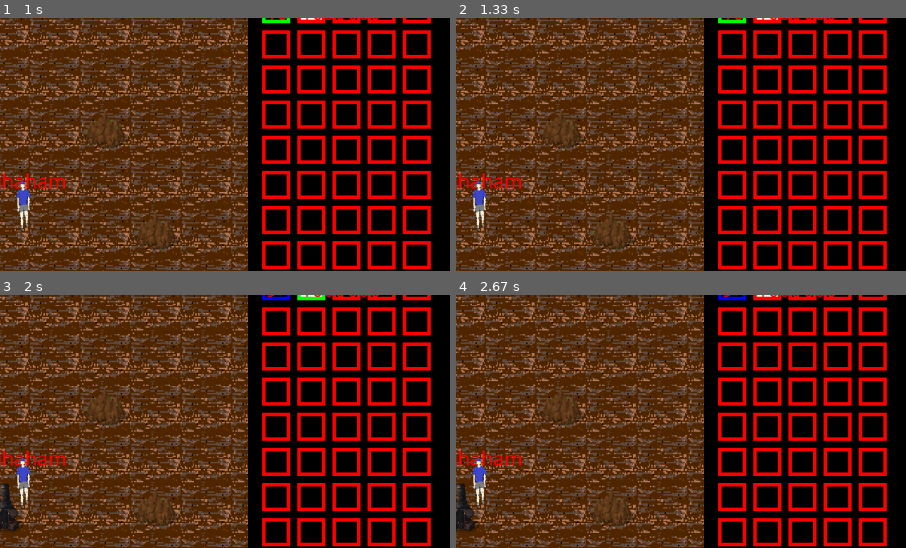
Above: before the commit, frames 1-4 (two rows, left to right).
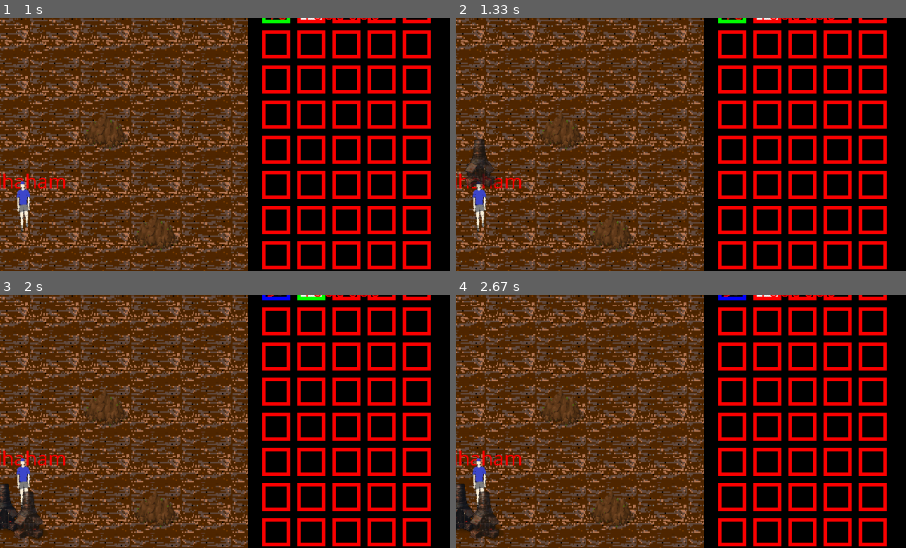
Above: after the commit, the same moments.

Repository: Mihaham/RussianScraporioGame
Game: pygame game, started from main.py
Two runs of this game, one before a commit and one after it. Both use one fixed random seed, a clock stepped at 60 frames per second and the inputs below.
Inputs (mouse positions are % of the whole screen's width and height, from its top left):
- Up to frame 1 (1 s): click (50, 42) at 0.38 s; tap I at 0.67 s
- Up to frame 2 (1.33 s): tap Enter at 1 s
- Up to frame 3 (2 s): click (50, 57) at 1.38 s; hold D from 1.67 s (still down)
- Up to frame 4 (2.67 s): release D at 2.13 s; hold W 2.17-2.47 s; hold D from 2.5 s (still down); tap I at 2.65 s
The pictures show only the part of the screen within x 47-97%, y 13-63%; the shares and areas given below are measured in that part.

Frame 1 is identical in both runs. In frame 2, 0.8% of the frame differs, in the area x 1-10%, y 47-68%; in frame 3, 0.8%; in frame 4, 0.8%.

Commit message:
Colored Logging

Diff:
--- a/src/Player/Inventory.py
+++ b/src/Player/Inventory.py
@@ -36,6 +36,9 @@
                     self._grid[self._selected_item[0]][self._selected_item[1]] = None
                     self._is_selected = False
             return item() if item is not None else None
+
+    def get_selected_item_class(self):
+        return self._grid[self._selected_item[0]][self._selected_item[1]]
 
     def get_selected_position(self) -> list[int]:
         return self._selected_item
--- a/src/SingleGame.py
+++ b/src/SingleGame.py
@@ -77,7 +77,7 @@
             self.Exit.update(event)
             self.Screen.update(event)
             if event.type == pygame.QUIT:
-                self.Log.add_info("Game is over")
+                Logger.add_info("Game is over")
                 exit()
             self.player.move(event, board=self.board, scale=self.scale)
         self.player.update(self.board, scale=self.scale, field=self.field,
--- a/src/drawing_pygame/Draw.py
+++ b/src/drawing_pygame/Draw.py
@@ -88,6 +88,20 @@
             player.get_x() - board.get_game_pos_x(), player.get_y() - board.get_game_pos_y()),
             width=self.scale)
         surface.blit(player_skin, player_rect)
+        if player.get_inventory().is_selected():
+            i,j = player.get_inventory().get_selected_position()
+            items = player.get_inventory().get_grid()[i][j]
+            small_scale = self.scale
+            if items != None:
+                skin = self.get_object_skin(items)
+                object_skin = self.get_image(skin)
+                object_skin = pygame.transform.scale(object_skin,
+                                                     (small_scale, small_scale))
+                object_skin.set_alpha(200)
+                object_rect = object_skin.get_rect(
+                    center=pygame.mouse.get_pos(),
+                    width=self.scale)
+                surface.blit(object_skin, object_rect)
         if player.get_status() == Player.statuses["inventory"]:
             self.draw_inventory(surface, inventory=player.get_inventory())
 
--- a/src/logger/Logger.py
+++ b/src/logger/Logger.py
@@ -8,13 +8,60 @@
     with open(f"{file_name}", filemod) as file:
         file.write(str_to_write + "\n")
 
+class CustomFormatter(logging.Formatter):
+    """Logging colored formatter, adapted from https://stackoverflow.com/a/56944256/3638629"""
+
+    grey = '\x1b[38;21m'
+    blue = '\x1b[38;5;39m'
+    yellow = '\x1b[38;5;226m'
+    red = '\x1b[38;5;196m'
+    bold_red = '\x1b[31;1m'
+    reset = '\x1b[0m'
+
+    def __init__(self, fmt):
+        super().__init__()
+        self.fmt = fmt
+        self.FORMATS = {
+            logging.DEBUG: self.grey + self.fmt + self.reset,
+            logging.INFO: self.blue + self.fmt + self.reset,
+            logging.WARNING: self.yellow + self.fmt + self.reset,
+            logging.ERROR: self.red + self.fmt + self.reset,
+            logging.CRITICAL: self.bold_red + self.fmt + self.reset
+        }
+
+    def format(self, record):
+        log_fmt = self.FORMATS.get(record.levelno)
+        formatter = logging.Formatter(log_fmt)
+        return formatter.format(record)
+
 class Logger:
-    logging.basicConfig(level=logging.INFO,
-                        format='%(asctime)s - %(name)s - %(levelname)s - %(message)s')
+    # Create custom logger logging all five levels
+    logger = logging.getLogger(__name__)
+    logger.setLevel(logging.DEBUG)
+
+    # Define format for logs
+    fmt = '%(asctime)s | %(levelname)8s | %(message)s'
+
+    # Create stdout handler for logging to the console (logs all five levels)
+    stdout_handler = logging.StreamHandler()
+    stdout_handler.setLevel(logging.DEBUG)
+    stdout_handler.setFormatter(CustomFormatter(fmt))
+
+    # Create file handler for logging to a file (logs all five levels)
+    date = datetime.datetime.now().strftime("%Y-%m-%d---%H:%M:%S")
+    os.makedirs(f"logs/{date}", mode=0o777, exist_ok=True)
+    file_handler = logging.FileHandler(f"logs/{date}/all_logs.log")
+    file_handler.setLevel(logging.DEBUG)
+    file_handler.setFormatter(logging.Formatter(fmt))
+
+    # Add both handlers to the logger
+    logger.addHandler(stdout_handler)
+    logger.addHandler(file_handler)
+
+
     id = 0
     objects = {}
-    date = datetime.datetime.now().strftime("%Y-%m-%d---%H:%M:%S")
-    os.makedirs(f"logs/{date}", mode=0o777, exist_ok=True)
+
     info: str = f"logs/{date}/info.log"
     warnings: str = f"logs/{date}/warnings.log"
     errors: str = f"logs/{date}/errors.log"
@@ -24,25 +71,31 @@
     add_str_to_file("Game started\n", errors, filemod="w")
     add_str_to_file("Game started\n", debug, filemod="w")
 
+    logger.debug('This is a debug-level message')
+    logger.info('This is an info-level message')
+    logger.warning('This is a warning-level message')
+    logger.error('This is an error-level message')
+    logger.critical('This is a critical-level message')
+
 
     @classmethod
     def add_info(cls, text : str) -> None:
-        logging.info(text)
+        cls.logger.info(text)
         add_str_to_file(text, cls.info)
 
     @classmethod
     def add_warnings(cls, text : str) -> None:
-        logging.warning(text)
+        cls.logger.warning(text)
         add_str_to_file(text, cls.warnings)
 
     @classmethod
     def add_errors(cls, text : str) -> None:
-        logging.error(text)
+        cls.logger.error(text)
         add_str_to_file(text, cls.errors)
 
     @classmethod
     def add_debug(cls, text : str) -> None:
-        logging.debug(text)
+        cls.logger.debug(text)
         add_str_to_file(text, cls.debug)
 
 
Not shown, changed: UML_classes.drawio
